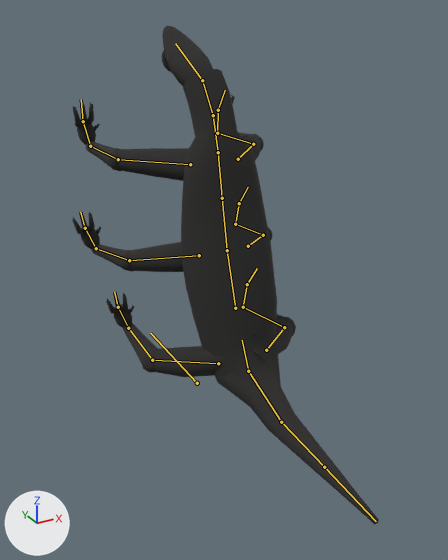
Renders of the glTF model content/art/models/climber.glb from each side of a commit.
Camera for both pictures: a camera (50 mm lens) standing at (-1.29, -2.87, 2.4) and looking at (-0.11, -0.71, 1.32). Every picture has the same lights, and +X, +Y and +Z are marked at lower left. The older version comes first. Both versions are drawn at frame 14 of the action 'scrabble'; the numbers are the values there. The bones that change, and the others that lie on the model, are drawn over the model as lines.

The first picture shows 'body', 'head', 'limbs'.
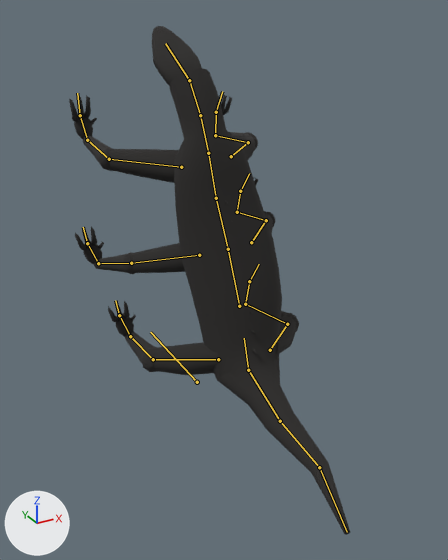
Pixel boxes (x1, y1, x2, y2) of what changed, in the pictures (448 x 560 px):
'body', posed (9% narrower)
    before: (181, 69, 379, 524)
    after: (170, 68, 350, 535)
'limbs', posed
    before: (72, 94, 296, 377)
    after: (69, 95, 299, 375)
'head', posed
    before: (162, 26, 213, 86)
    after: (152, 26, 202, 86)
bone 'pelvis', root to tip
    before: (248, 371) to (242, 340)
    after: (248, 370) to (244, 338)
bone 'spine_01', root to tip
    before: (235, 308) to (227, 250)
    after: (239, 306) to (228, 249)
bone 'spine_02', root to tip
    before: (227, 250) to (222, 198)
    after: (228, 249) to (216, 198)
bone 'spine_03', root to tip
    before: (222, 198) to (218, 152)
    after: (216, 198) to (208, 153)
bone 'neck_02', root to tip
    before: (213, 115) to (202, 80)
    after: (200, 115) to (189, 80)
bone 'head', root to tip
    before: (202, 80) to (175, 43)
    after: (189, 80) to (165, 43)
bone 'upper_fr', root to tip
    before: (238, 159) to (253, 144)
    after: (231, 156) to (248, 142)
bone 'lower_fr', root to tip
    before: (253, 144) to (217, 133)
    after: (248, 142) to (215, 135)
bone 'hand_fr', root to tip
    before: (217, 133) to (218, 110)
    after: (215, 135) to (216, 112)
bone 'hook_fr', root to tip
    before: (218, 110) to (225, 90)
    after: (216, 112) to (222, 91)
bone 'upper_fl', root to tip
    before: (190, 164) to (118, 159)
    after: (181, 167) to (109, 159)
bone 'lower_fl', root to tip
    before: (118, 159) to (90, 146)
    after: (109, 159) to (87, 140)
bone 'hand_fl', root to tip
    before: (90, 146) to (83, 121)
    after: (87, 140) to (80, 115)
bone 'hook_fl', root to tip
    before: (83, 121) to (81, 99)
    after: (80, 115) to (77, 93)
bone 'upper_mr', root to tip
    before: (248, 246) to (263, 235)
    after: (251, 242) to (266, 220)
bone 'hand_mr', root to tip
    before: (235, 224) to (239, 203)
    after: (237, 212) to (240, 191)
bone 'hook_mr', root to tip
    before: (239, 203) to (248, 187)
    after: (240, 191) to (249, 173)
bone 'upper_ml', root to tip
    before: (199, 255) to (129, 260)
    after: (199, 255) to (131, 263)
bone 'lower_ml', root to tip
    before: (129, 260) to (96, 248)
    after: (131, 263) to (98, 263)
bone 'hand_ml', root to tip
    before: (96, 248) to (85, 228)
    after: (98, 263) to (87, 243)
bone 'hook_ml', root to tip
    before: (85, 228) to (80, 212)
    after: (87, 243) to (83, 227)
bone 'tail_01', root to tip
    before: (248, 371) to (281, 422)
    after: (248, 370) to (280, 421)
bone 'tail_02', root to tip
    before: (281, 422) to (324, 467)
    after: (280, 421) to (319, 467)
bone 'tail_03', root to tip
    before: (324, 467) to (376, 521)
    after: (319, 467) to (347, 532)
bone 'upper_hr', root to tip
    before: (266, 350) to (284, 327)
    after: (270, 350) to (287, 324)
bone 'hand_hr', root to tip
    before: (243, 307) to (247, 284)
    after: (245, 304) to (249, 281)
bone 'hook_hr', root to tip
    before: (247, 284) to (257, 268)
    after: (249, 281) to (259, 264)
bone 'upper_hl', root to tip
    before: (218, 363) to (152, 360)
    after: (218, 359) to (153, 359)
bone 'hand_hl', root to tip
    before: (128, 328) to (118, 307)
    after: (130, 336) to (119, 315)
bone 'hook_hl', root to tip
    before: (118, 307) to (114, 292)
    after: (119, 315) to (115, 300)

What the commit changed:
Bone 'pelvis' (bone_pelvis) turns from (62, 0, 0) to (63, -1, -9) degrees about its own x, y and z.
Bone 'spine_01' (bone_spine_01) turns from (8, 0, 0) to (8, 0, 6) degrees about its own x, y and z.
Bone 'spine_02' (bone_spine_02) turns from (6, 0, 0) to (6, 0, 5) degrees about its own x, y and z.
Bone 'spine_03' (bone_spine_03) turns from (4, 0, 0) to (4, 0, -4) degrees about its own x, y and z.
Bone 'neck_02' (bone_neck_02) turns from (-10, 0, 2) to (-10, 0, 1) degrees about its own x, y and z.
Bone 'head' (bone_head) turns from (-16, 0, 4) to (-17, 0, 2) degrees about its own x, y and z.
Bone 'upper_fr' (bone_upper_fr) turns from (-52, -1, -9) to (-58, -4, -11) degrees about its own x, y and z.
Bone 'lower_fr' (bone_lower_fr) turns from (11, -10, -42) to (12, -10, -45) degrees about its own x, y and z.
Bone 'hand_fr' (bone_hand_fr) turns from (20, -5, -2) to (23, 0, -3) degrees about its own x, y and z.
Bone 'hook_fr' (bone_hook_fr) turns from (40, 4, 2) to (37, 4, 2) degrees about its own x, y and z.
Bone 'upper_fl' (bone_upper_fl) turns from (-52, 1, 9) to (-46, -2, 4) degrees about its own x, y and z.
Bone 'lower_fl' (bone_lower_fl) turns from (11, 10, 42) to (9, 9, 38) degrees about its own x, y and z.
Bone 'hand_fl' (bone_hand_fl) turns from (20, 5, 2) to (18, 10, 3) degrees about its own x, y and z.
Bone 'hook_fl' (bone_hook_fl) turns from (40, -4, -2) to (37, -4, -2) degrees about its own x, y and z.
Bone 'upper_mr' (bone_upper_mr) turns from (-54, 6, -10) to (-59, 5, 4) degrees about its own x, y and z.
Bone 'hand_mr' (bone_hand_mr) turns from (12, -2, 3) to (15, 4, -13) degrees about its own x, y and z.
Bone 'hook_mr' (bone_hook_mr) turns from (39, 8, 4) to (36, 8, 4) degrees about its own x, y and z.
Bone 'upper_ml' (bone_upper_ml) turns from (-54, -6, 10) to (-47, 5, -3) degrees about its own x, y and z.
Bone 'lower_ml' (bone_lower_ml) turns from (10, -2, 47) to (10, -2, 48) degrees about its own x, y and z.
Bone 'hand_ml' (bone_hand_ml) turns from (12, 2, -3) to (22, -5, 3) degrees about its own x, y and z.
Bone 'hook_ml' (bone_hook_ml) turns from (39, -8, -4) to (36, -8, -4) degrees about its own x, y and z.
Bone 'tail_01' (bone_tail_01) turns from (-50, 0, 0) to (-50, -1, -9) degrees about its own x, y and z.
Bone 'tail_02' (bone_tail_02) turns from (-20, 0, 0) to (-20, 0, -1) degrees about its own x, y and z.
Bone 'tail_03' (bone_tail_03) turns from (0, 0, 0) to (0, 3, 15) degrees about its own x, y and z.
Bone 'upper_hr' (bone_upper_hr) turns from (-57, 23, 1) to (-64, 22, 6) degrees about its own x, y and z.
Bone 'hand_hr' (bone_hand_hr) turns from (-6, -17, -13) to (-4, -17, -19) degrees about its own x, y and z.
Bone 'hook_hr' (bone_hook_hr) turns from (39, 8, 4) to (36, 8, 4) degrees about its own x, y and z.
Bone 'upper_hl' (bone_upper_hl) turns from (-58, -26, -1) to (-46, -21, -7) degrees about its own x, y and z.
Bone 'hand_hl' (bone_hand_hl) turns from (-9, 17, 14) to (-1, 15, 18) degrees about its own x, y and z.
Bone 'hook_hl' (bone_hook_hl) turns from (39, -8, -4) to (36, -8, -4) degrees about its own x, y and z.
